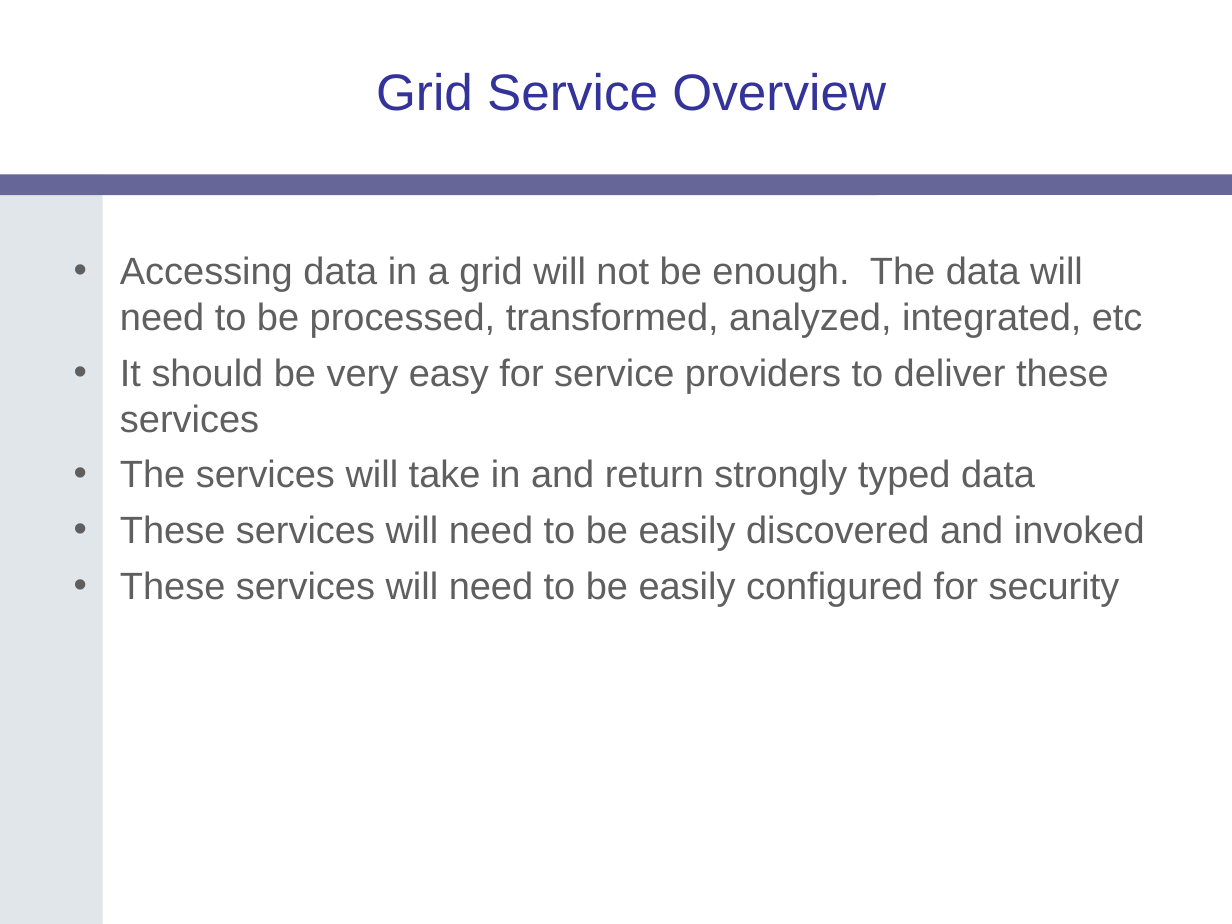
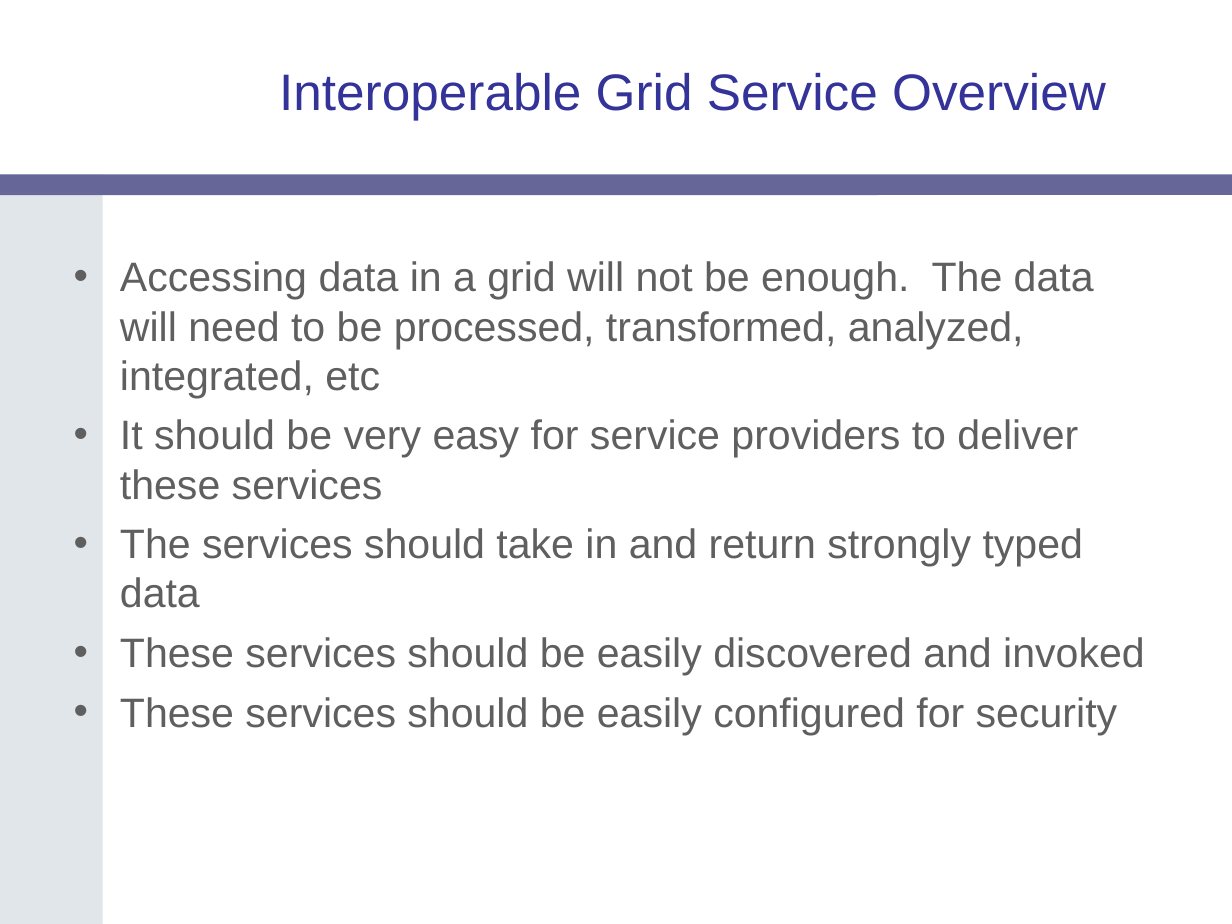
Before and after one commit to NCIP/cagrid-portal, a slide deck: slide 3 of cagrid-1-0/Documentation/presentations/introduce/gridWorld-2006-Introduce.ppt. Drawn at 1232x924 pixels with LibreOffice and Linux fonts; fonts in the diff are those of the drawing; background and template pictures are left out. Boxes give left, top, right and bottom in pixels: in the first picture for what was removed or moved away, otherwise in the second. Text is boxed around its words. In the diff, an @@ line names an element or a change of style, - is before the commit and + after.

```diff
--- a/cagrid-1-0/Documentation/presentations/introduce/gridWorld-2006-Introduce.ppt
+++ b/cagrid-1-0/Documentation/presentations/introduce/gridWorld-2006-Introduce.ppt
@@ title at bbox=[279, 73, 1106, 120]: text changed @@
-Grid Service Overview
+Interoperable Grid Service Overview
@@ text at bbox=[120, 261, 1094, 500]: size 22.2 to 24 pt in "Accessing data in a grid will not ...", "It should be very easy for service ..." @@
@@ text at bbox=[120, 528, 1145, 735]: text changed; size 22.2 to 24 pt @@
-• The services will take in and return strongly typed data
-• These services will need to be easily discovered and invoked
-• These services will need to be easily configured for security
+• The services should take in and return strongly typed data
+• These services should be easily discovered and invoked
+• These services should be easily configured for security
```
Also in this commit, not shown: 10 other slides changed, 3 slides added, 13 slides removed.
